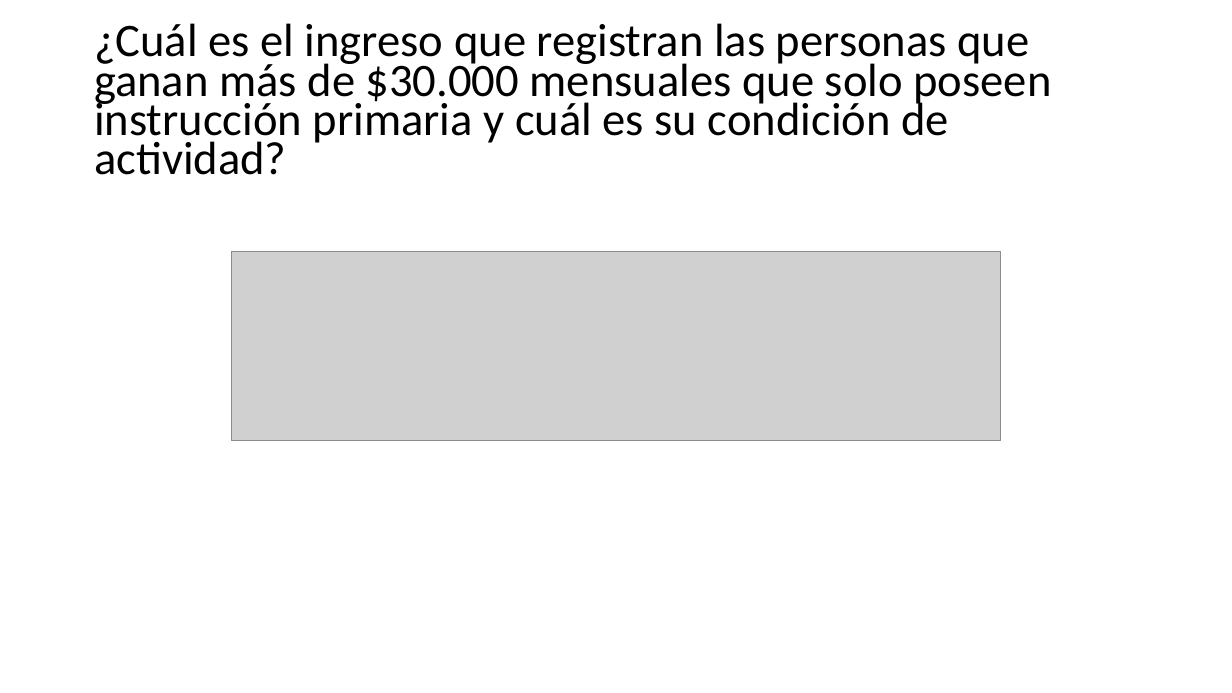
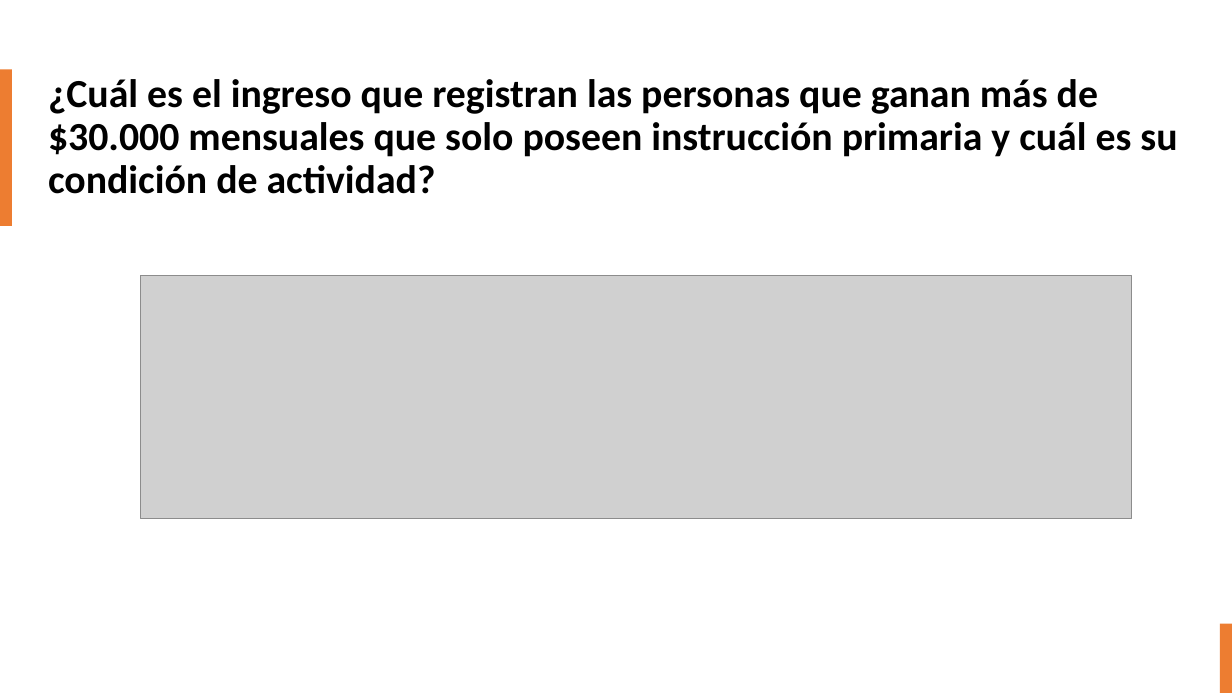
Before and after one commit to vysery98/proyectoIntegrador_IV, a slide deck: slide 22 of Presentación.pptx. Drawn at 1232x693 pixels with LibreOffice and Linux fonts; fonts in the diff are those of the drawing; grey boxes stand for pictures; background and template pictures are left out. Boxes give left, top, right and bottom in pixels: in the first picture for what was removed or moved away, otherwise in the second. Text is boxed around its words. In the diff, an @@ line names an element or a change of style, - is before the commit and + after.

```diff
--- a/Presentación.pptx
+++ b/Presentación.pptx
@@ text "¿Cuál es el ingreso que ...": place and size @@
-text "¿Cuál es el ingreso que ..." at [94, 23, 1051, 175]
+text "¿Cuál es el ingreso que ..." at [48, 79, 1177, 194]
@@ text "¿Cuál es el ingreso que ..." at [48, 79, 1177, 194]: size 36.3 to 31 pt, bold on; line spacing 0.7 to 0.9; more space between paragraphs @@
@@ rectangle added at [0, 69, 12, 226], fill #ED7D31 @@
@@ picture: place and size @@
-picture at [232, 251, 1001, 441]
+picture at [140, 275, 1132, 519]
@@ rectangle added at [1220, 624, 1232, 693], fill #ED7D31 @@
```
Also in this commit, not shown: 5 other slides changed, 1 slide added, 1 slide removed.
